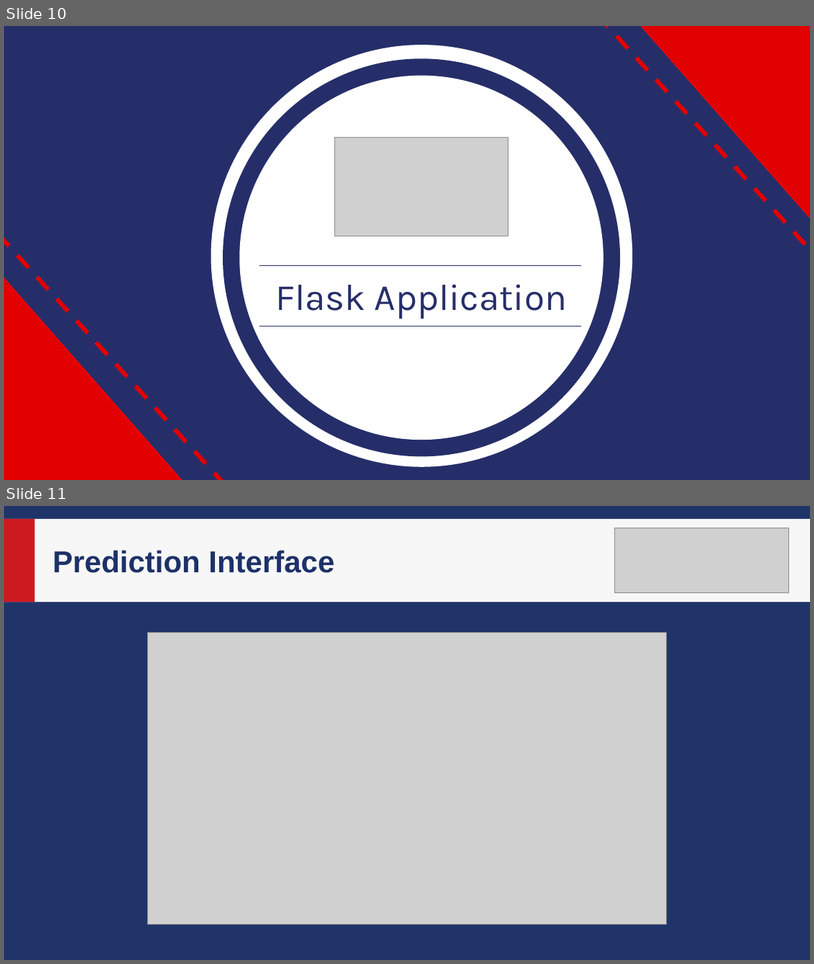
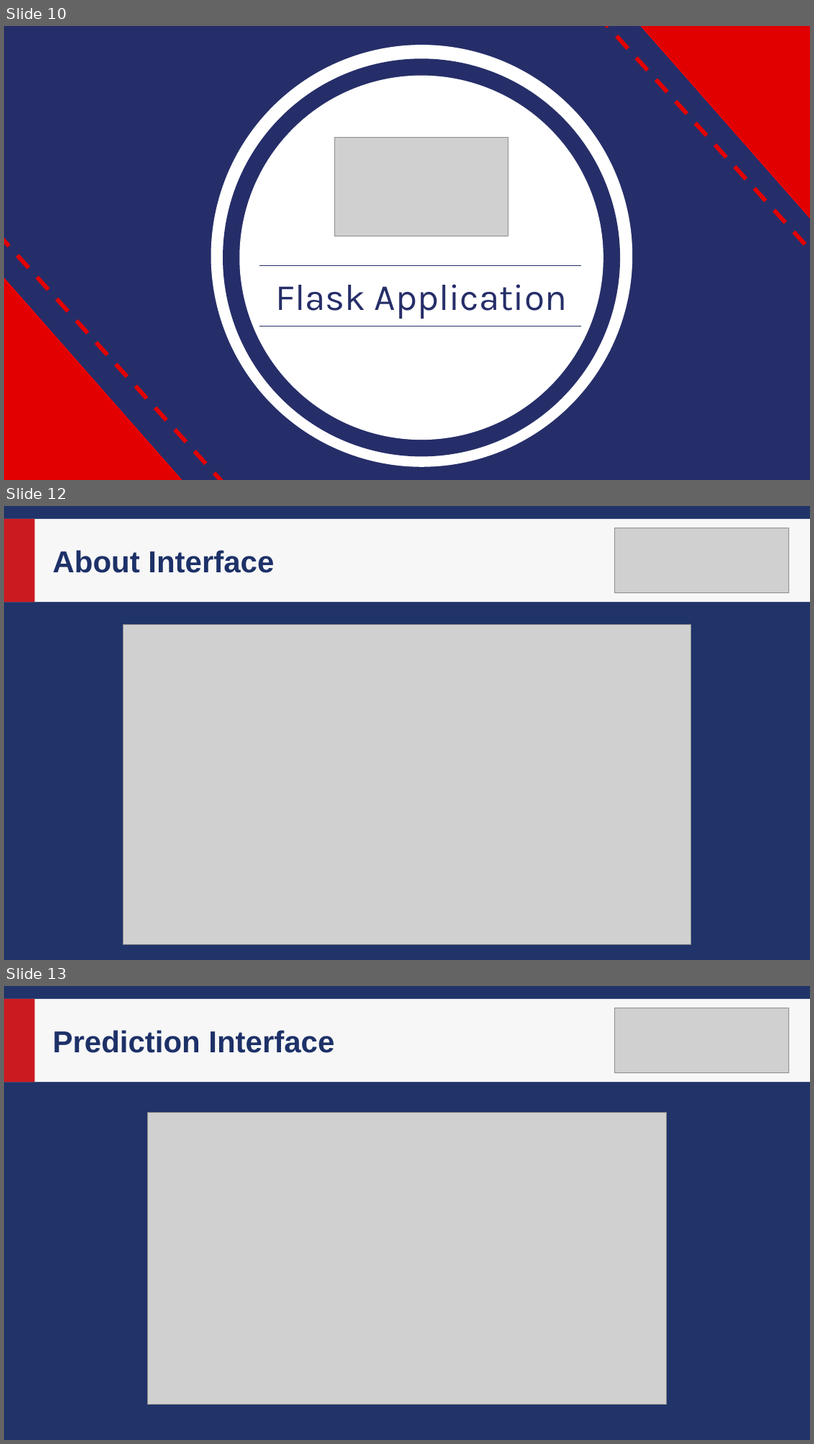
Before and after one commit to bagjasatia/Final_Project_SBA_Loan_Approval, a slide deck: SBA_Loan_Precentation.pptx. Shown one above the other, each under a label of ours: slides 10 and 11 before the commit, slides 10, 12 and 13 after it; the slides between them are not shown. The pictures are 814x964 and 814x1444 pixels, drawn with LibreOffice and Linux fonts; fonts in the diff are those of the drawing; grey boxes stand for pictures. Boxes give left, top, right and bottom in pixels: in the first picture for what was removed or moved away, otherwise in the second. Text is boxed around its words. In the diff, an @@ line names an element or a change of style, - is before the commit and + after.

```diff
--- a/SBA_Loan_Precentation.pptx
+++ b/SBA_Loan_Precentation.pptx
@@ slide 12 added at <box>4,506,810,960</box>, background #20346A @@
@@ rectangle added at <box>4,519,810,602</box>, fill #F7F7F7 @@
@@ rectangle added at <box>4,519,35,602</box>, fill #CC1A21 @@
@@ picture added at <box>615,528,790,593</box> @@
@@ text added at <box>53,550,274,573</box>, 36 pt, text #1D3168, bold @@
+About Interface
@@ picture added at <box>124,625,692,944</box> @@
@@ what was slide 11 is now slide 13 @@
```
Also in this commit, not shown: 3 slides changed, 3 other slides added, 9 other files.
